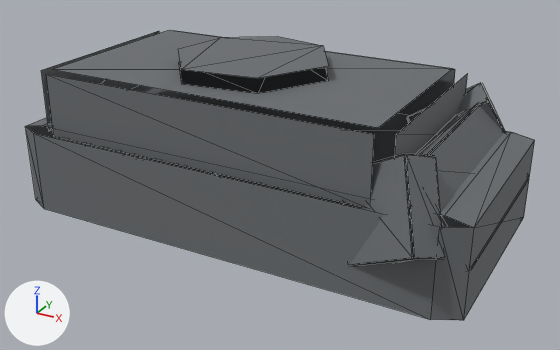
Two versions of the glTF model prototype/assets/models/hulls/light_hull.glb, one commit apart.
Before and after are seen from a 50 mm lens placed at (5.01, -8.93, 3.92), pointed at (0.17, -0.14, -0.47). Lighting does not change. The marker at lower left points along +X, +Y and +Z. The picture after the commit comes second. Mesh edges are drawn as thin lines. Vertices at exactly the same position are counted once.

Before the edit, the objects in view are built like this:
```python
me_cube_001 = bpy.data.meshes.new('Cube.001')
me_cube_001.from_pydata(...)  # 134 vertices, 86 faces; spans x -3.27..3.27, y -2.0..2.0, z -1.16..1.16
me_cube_001.materials.append(mat_matte_grey_hull)  # grey #6f7376
ob_light_hull = bpy.data.objects.new('light_hull', me_cube_001)
ob_light_hull.location = (0.0, 0.0, 0.0)
```
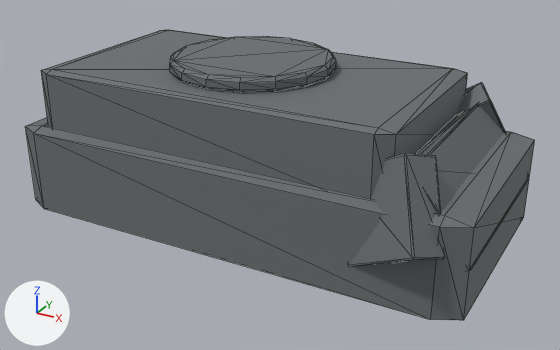
The newer file is also rescaled (x0.306), turned or shifted as a whole; pictures and numbers use the older file's frame.

The edits, one by one:
me_cube_001 is used by ob_light_hull; location (0.0, 0.0, 0.0).
me_cube_001 had 134 vertices, 86 faces and spanned x -3.27..3.27, y -2.0..2.0, z -1.16..1.16.
me_cube_001 now has 184 vertices, 344 faces and spans x -3.27..3.27, y -2.0..2.0, z -1.16..1.16.
me_cube_001 part 1: the loose piece of 7 vertices spanning x -1.42..0.82, y -1.06..1.09, z 0.96 is rebuilt with 64 vertices and now spans x -1.48..0.81, y -1.14..1.14, z 0.96..1.16.
Part 2, on me_cube_001:
144 new faces join them.
Other edits to the shape of me_cube_001 do not show in these pictures.

Location of each change, (x1, y1, x2, y2) in pixels of the pictures (560 x 350 px):
part 1 of me_cube_001, rebuilt
    before: (179, 62, 328, 93)
    after: (170, 36, 336, 93)
part 2 of me_cube_001, added
    after: (26, 30, 529, 270)
